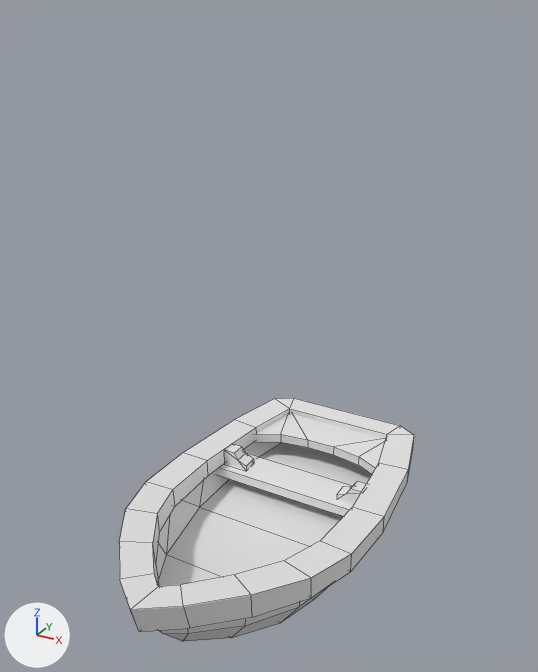
One commit to the FBX model BlessedTides/Assets/ForUnity/New Ships/Level01_Boat.fbx: the scene before it, then after it.
Before and after are seen from a camera (50 mm lens) standing at (2.52, -4.53, 4.3) and looking at (-0.01, 0.07, 2.01). Arrows for +X, +Y and +Z are at lower left; the lights stay in place. Mesh edges are drawn as thin lines. Where no turn or scale is listed for an object, it has been applied to the vertices.

In view in the first picture: 'Boat'.
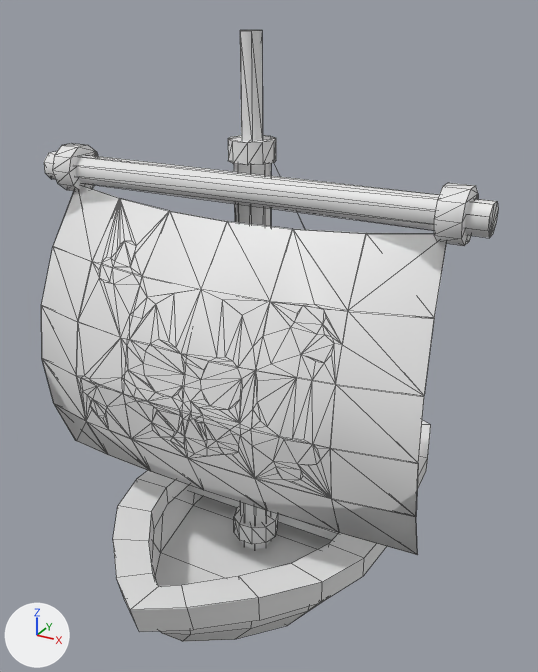
What the commit changed:
me_mesh is used by ob_boat; location (0.0, 0.0, 0.0).
me_mesh had 185 vertices, 171 faces and spanned x -0.97..0.97, y -1.77..1.67, z -0.15..0.82.
me_mesh now has 185 vertices, 171 faces and spans x -1.07..1.07, y -1.77..1.93, z -0.15..0.82.
me_mesh part 1: the loose piece of 8 vertices spanning x -0.78..0.79, y 0.35..0.69, z 0.34..0.43 is scaled about its middle by (1.1, 1, 1), then moved by (0.0, -0.33, 0.0).
me_mesh part 2: the loose piece of 14 vertices spanning x -0.68..0.68, y 0.9..1.52, z 0.41..0.5 is scaled about its middle by (1.1, 0.27, 1), then moved by (0.0, 0.44, 0.0).
me_mesh part 3: the loose piece of 12 vertices spanning x -0.69..-0.45, y 0.45..0.59, z 0.41..0.57 is scaled about its middle by (1.1, 1, 1), then moved by (-0.06, -0.33, 0.0).
me_mesh part 4: the loose piece of 12 vertices spanning x 0.45..0.69, y 0.45..0.59, z 0.41..0.57 is scaled about its middle by (1.1, 1, 1), then moved by (0.06, -0.33, 0.0).
me_mesh part 5: 127 of 185 vertices moved; they spanned x -0.97..0.97, y -1.55..1.67, z -0.14..0.79 and now span x -1.07..1.07, y -1.55..1.93, z -0.14..0.79; mean shift (0.0, 0.09, 0.0); largest move (-0.91, 0.98, 0.56) -> (-1.0, 1.24, 0.56).
Mesh me_mesh_003 is new.
It has 239 vertices, 474 faces and spans x -1.48..1.48, y -0.5..0.25, z 1.36..3.46.
Mesh me_mesh_1 is new.
It has 132 vertices, 208 faces and spans x -1.64..1.65, y -0.35..1.91, z 0.21..4.24.
Mesh me_mesh_002 is new.
It has 62 vertices, 60 faces and spans x -1.48..1.48, y -0.37..0.37, z -1.05..1.05.
Object 'Sails_Black' (ob_sails_black) is new; it shows me_mesh_003.
Its location is (0.016, -0.626, -0.343).
Object 'Sail' (ob_sail) is new; it shows me_mesh_1.
Its location is (0.0, -0.157, -0.062).
Object 'Sails_White' (ob_sails_white) is new; it shows me_mesh_002.
Its location is (0.015, -0.753, 2.069).

Where the change shows, as pixel boxes [x1, y1, x2, y2] in the pictures (538 x 672 px; the box of a moved part takes in the faces that stretch with it):
'Sails_Black', added: after [41, 185, 447, 555]
'Boat', reshaped: before [119, 398, 414, 642]; after [113, 420, 431, 642]
'Sail', added: after [44, 30, 498, 550]
'Sails_White', added: after [44, 186, 446, 555]
part 1 of me_mesh, moved or reshaped: before [215, 453, 354, 516]; after [188, 485, 338, 540]
part 2 of me_mesh, moved or reshaped (not visible afterwards): before [254, 413, 386, 474]
part 3 of me_mesh, moved or reshaped (not visible afterwards): before [225, 444, 254, 469]
part 4 of me_mesh, moved or reshaped (not visible afterwards): before [337, 481, 366, 504]
part 5 of me_mesh, moved or reshaped: before [119, 398, 414, 641]; after [113, 420, 431, 641]
